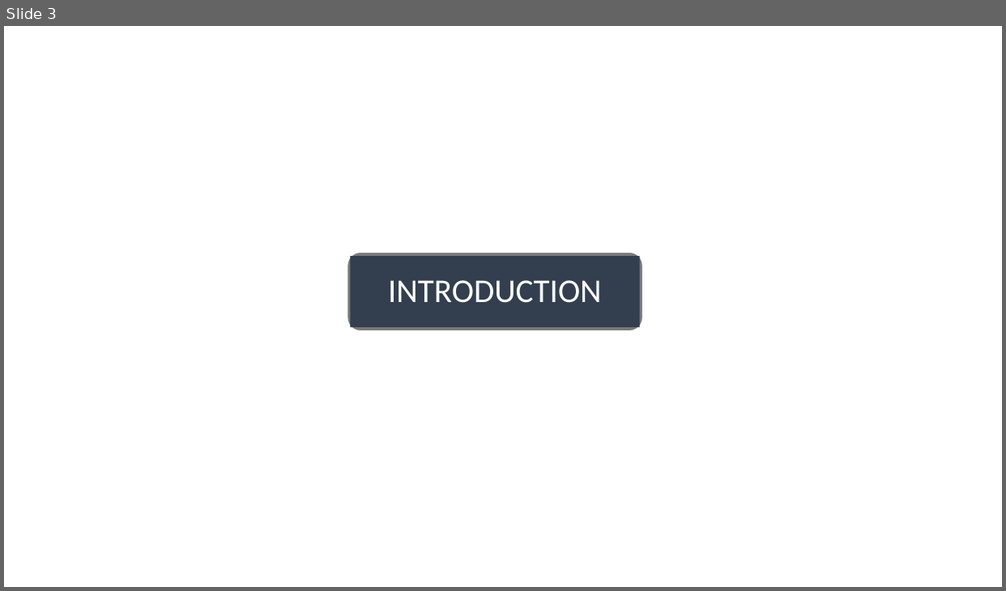
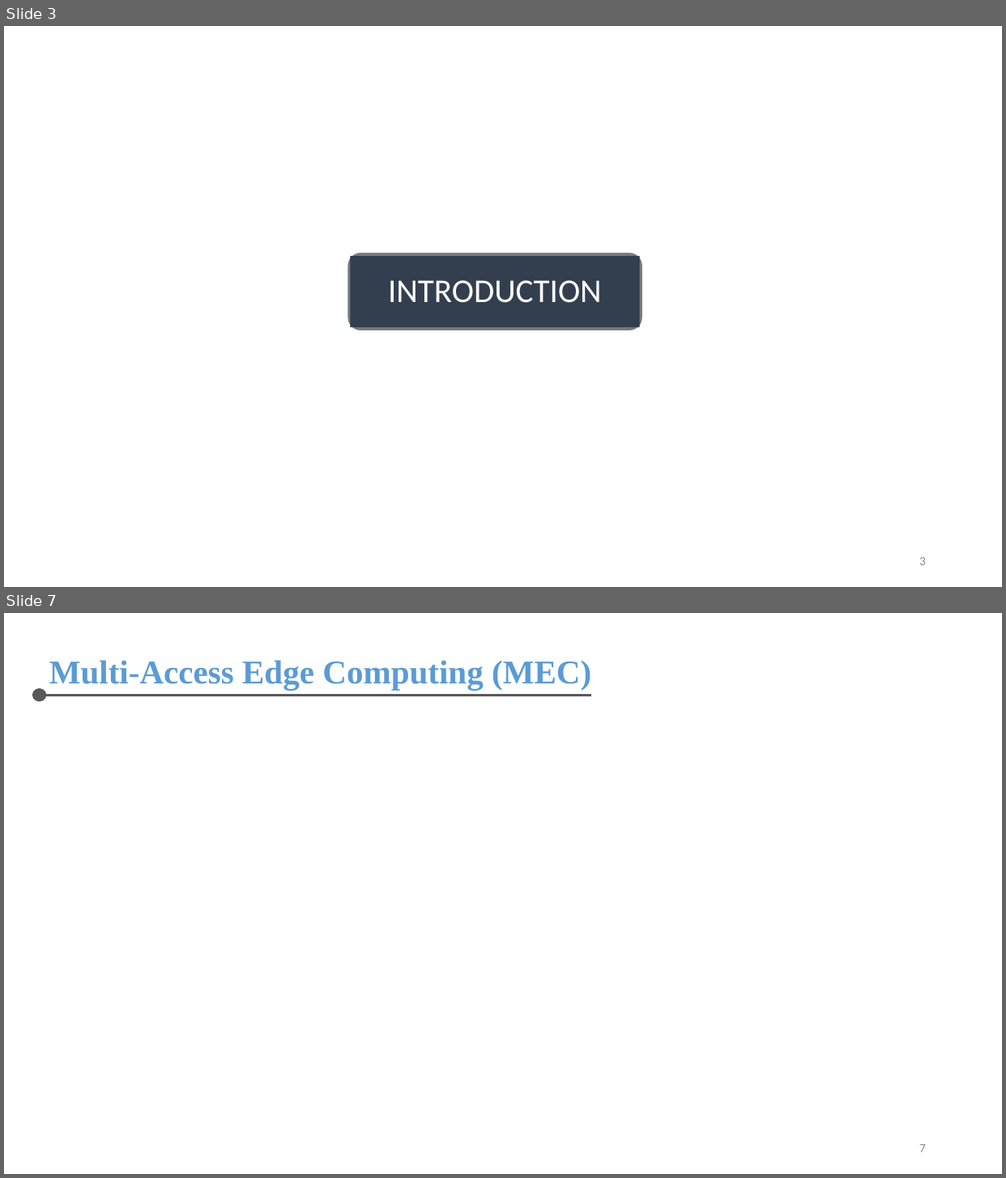
Before and after one commit to chris-nthu/communication, a slide deck: wireless_network/PaperReading/Report.pptx. Shown one above the other, each under a label of ours: slide 3 before the commit, slides 3 and 7 after it; the slides between them are not shown. The pictures are 1006x591 and 1006x1178 pixels, drawn with LibreOffice and Linux fonts; fonts in the diff are those of the drawing. Boxes give left, top, right and bottom in pixels: in the first picture for what was removed or moved away, otherwise in the second. Text is boxed around its words. In the diff, an @@ line names an element or a change of style, - is before the commit and + after.

```diff
--- a/wireless_network/PaperReading/Report.pptx
+++ b/wireless_network/PaperReading/Report.pptx
@@ slide 7 added at (4,613,1002,1174), background #FFFFFF @@
@@ text added at (49,660,591,690), 32 pt, text #5B9BD5, bold @@
+Multi-Access Edge Computing (MEC)
@@ ellipse added at (32,688,47,702), fill #595959 @@
@@ line added from (47, 696) to (592, 696), #595959 2 pt @@
@@ page number added at (919,1144,926,1152), 12 pt, text #8C8C8C @@
+7
@@ slide 3 changed as well @@
@@ page number added at (919,557,926,565), 12 pt, text #8C8C8C @@
+3
```
Also in this commit, not shown: 7 other slides changed, 8 other slides added, 3 slides removed, 1 other file.
